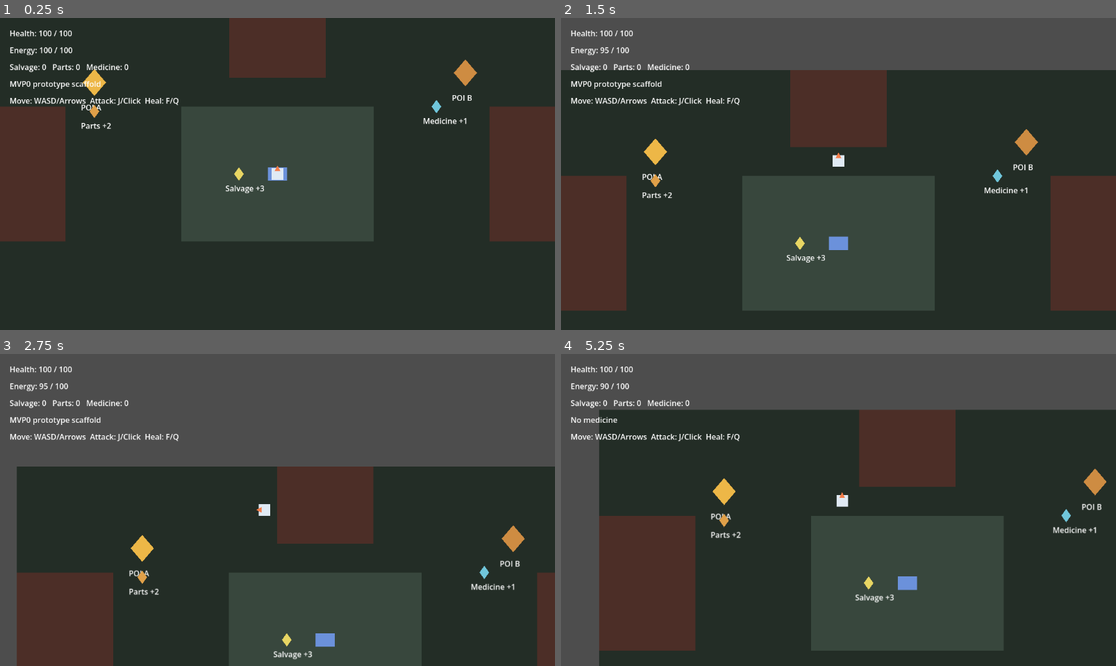
Above: before the commit, frames 1-4 (two rows, left to right).
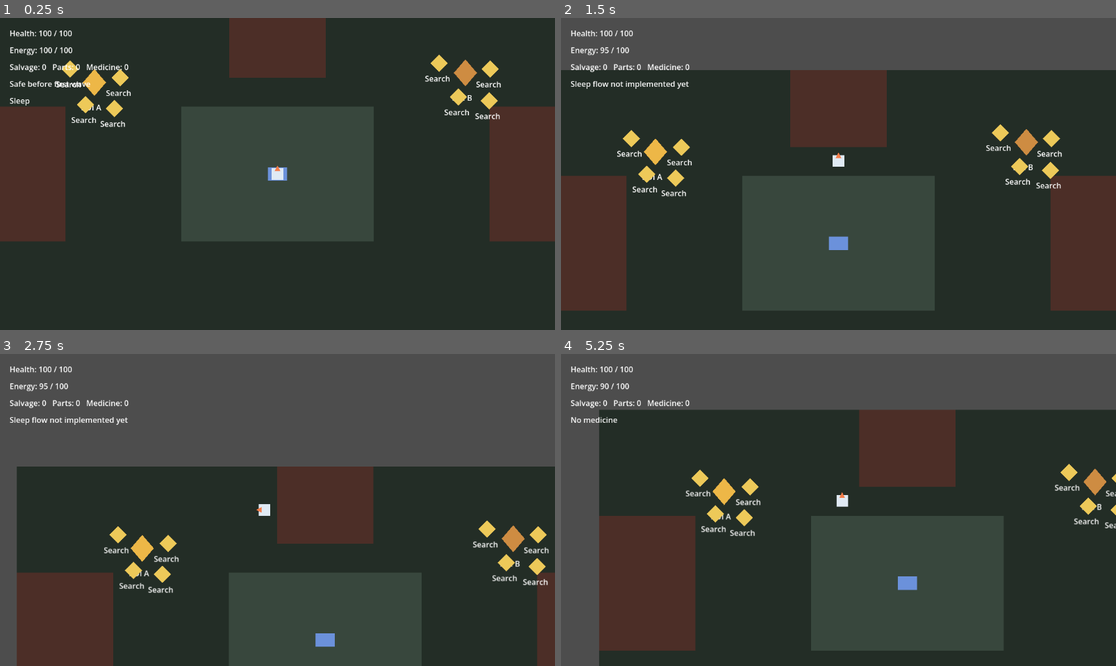
Above: after the commit, the same moments.

Repository: fb-retired-eng/home-survival
Game: Godot game, scene res://scenes/main/Game.tscn
Two runs of this game, one before a commit and one after it. Both use one fixed random seed, a clock stepped at 60 frames per second and the inputs below.
Inputs:
- Up to frame 1 (0.25 s): no input
- Up to frame 2 (1.5 s): tap Enter at 0.5 s; hold W (move_up) from 0.53 s (still down); tap E (interact) at 0.6 s; tap J (attack) at 1.35 s
- Up to frame 3 (2.75 s): tap E (interact) at 1.55, 2.1 s; release W (move_up) at 2.03 s; hold A (move_left) from 2.03 s (still down)
- Up to frame 4 (5.25 s): tap F (use_medicine) at 2.85 s; tap E (interact) at 3.05, 3.6, 4.55, 5.1 s; release A (move_left) at 3.53 s; hold S (move_down) 3.53-4.28 s; hold D (move_right) 4.28-5.03 s; tap J (attack) at 4.35 s; hold W (move_up) from 5.03 s (still down)

The runs differ from the first frame. In frame 1, 1.9% of the frame differs, in the area x 1-91%, y 11-57%; in frame 2, 2.0%; in frame 3, 2.1%, in the area x 1-99%, y 20-98%; in frame 4, 1.7%.

Commit message:
Implement scavenging interactions and data cleanup

Diff:
--- /dev/null
+++ b/data/pois/poi_a_bonus.tres
@@ -0,0 +1,10 @@
+[gd_resource type="Resource" script_class="ScavengeBonusTable" load_steps=2 format=3]
+
+[ext_resource type="Script" path="res://scripts/data/scavenge_bonus_table.gd" id="1_bonus_table"]
+
+[resource]
+script = ExtResource("1_bonus_table")
+empty_weight = 30.0
+salvage_weight = 50.0
+parts_weight = 15.0
+medicine_weight = 5.0
--- /dev/null
+++ b/data/pois/poi_b_bonus.tres
@@ -0,0 +1,10 @@
+[gd_resource type="Resource" script_class="ScavengeBonusTable" load_steps=2 format=3]
+
+[ext_resource type="Script" path="res://scripts/data/scavenge_bonus_table.gd" id="1_bonus_table"]
+
+[resource]
+script = ExtResource("1_bonus_table")
+empty_weight = 20.0
+salvage_weight = 35.0
+parts_weight = 40.0
+medicine_weight = 5.0
--- a/scenes/main/Game.tscn
+++ b/scenes/main/Game.tscn
@@ -1,11 +1,13 @@
-[gd_scene load_steps=10 format=3]
+[gd_scene load_steps=12 format=3]
 
 [ext_resource type="PackedScene" path="res://scenes/player/Player.tscn" id="1_player_scene"]
 [ext_resource type="PackedScene" path="res://scenes/ui/HUD.tscn" id="2_hud_scene"]
 [ext_resource type="PackedScene" path="res://scenes/world/SleepPoint.tscn" id="3_sleep_scene"]
+[ext_resource type="PackedScene" path="res://scenes/world/ScavengeNode.tscn" id="6_scavenge_scene"]
+[ext_resource type="Resource" path="res://data/pois/poi_a_bonus.tres" id="7_poi_a_bonus"]
+[ext_resource type="Resource" path="res://data/pois/poi_b_bonus.tres" id="10_poi_b_bonus"]
 [ext_resource type="Script" path="res://scripts/managers/game_manager.gd" id="4_game_manager"]
 [ext_resource type="Script" path="res://scripts/managers/wave_manager.gd" id="5_wave_manager"]
-[ext_resource type="PackedScene" path="res://scenes/world/ResourcePickup.tscn" id="7_pickup_scene"]
 [ext_resource type="Script" path="res://scripts/main/game.gd" id="8_game_script"]
 
 [sub_resource type="RectangleShape2D" id="1_horizontal_wall"]
@@ -59,6 +61,36 @@
 offset_bottom = 63.0
 text = "POI A"
 
+[node name="Node1" parent="World/POI_A" instance=ExtResource("6_scavenge_scene")]
+position = Vector2(-50, -28)
+node_id = &"poi_a_1"
+poi_id = &"poi_a"
+reward_salvage = 3
+bonus_table = ExtResource("7_poi_a_bonus")
+
+[node name="Node2" parent="World/POI_A" instance=ExtResource("6_scavenge_scene")]
+position = Vector2(54, -10)
+node_id = &"poi_a_2"
+poi_id = &"poi_a"
+reward_salvage = 2
+bonus_table = ExtResource("7_poi_a_bonus")
+
+[node name="Node3" parent="World/POI_A" instance=ExtResource("6_scavenge_scene")]
+position = Vector2(-18, 46)
+node_id = &"poi_a_3"
+poi_id = &"poi_a"
+reward_salvage = 2
+reward_parts = 1
+bonus_table = ExtResource("7_poi_a_bonus")
+
+[node name="Node4" parent="World/POI_A" instance=ExtResource("6_scavenge_scene")]
+position = Vector2(42, 54)
+node_id = &"poi_a_4"
+poi_id = &"poi_a"
+reward_salvage = 2
+reward_medicine = 1
+bonus_table = ExtResource("7_poi_a_bonus")
+
 [node name="POI_B" type="Node2D" parent="World"]
 position = Vector2(1030, 150)
 
@@ -72,6 +104,35 @@
 offset_right = 36.0
 offset_bottom = 63.0
 text = "POI B"
+
+[node name="Node1" parent="World/POI_B" instance=ExtResource("6_scavenge_scene")]
+position = Vector2(-54, -20)
+node_id = &"poi_b_1"
+poi_id = &"poi_b"
+reward_parts = 1
+bonus_table = ExtResource("10_poi_b_bonus")
+
+[node name="Node2" parent="World/POI_B" instance=ExtResource("6_scavenge_scene")]
+position = Vector2(52, -8)
+node_id = &"poi_b_2"
+poi_id = &"poi_b"
+reward_salvage = 1
+reward_parts = 1
+bonus_table = ExtResource("10_poi_b_bonus")
+
+[node name="Node3" parent="World/POI_B" instance=ExtResource("6_scavenge_scene")]
+position = Vector2(-14, 50)
+node_id = &"poi_b_3"
+poi_id = &"poi_b"
+reward_parts = 1
+bonus_table = ExtResource("10_poi_b_bonus")
+
+[node name="Node4" parent="World/POI_B" instance=ExtResource("6_scavenge_scene")]
+position = Vector2(50, 58)
+node_id = &"poi_b_4"
+poi_id = &"poi_b"
+reward_parts = 2
+bonus_table = ExtResource("10_poi_b_bonus")
 
 [node name="SpawnMarkers" type="Node2D" parent="World"]
 
@@ -115,19 +176,4 @@
 
 [node name="Player" parent="." instance=ExtResource("1_player_scene")]
 
-[node name="PickupSalvage" parent="World" instance=ExtResource("7_pickup_scene")]
-position = Vector2(560, 360)
-resource_id = "salvage"
-amount = 3
-
-[node name="PickupParts" parent="World" instance=ExtResource("7_pickup_scene")]
-position = Vector2(260, 230)
-resource_id = "parts"
-amount = 2
-
-[node name="PickupMedicine" parent="World" instance=ExtResource("7_pickup_scene")]
-position = Vector2(970, 220)
-resource_id = "medicine"
-amount = 1
-
 [node name="HUD" parent="." instance=ExtResource("2_hud_scene")]
--- a/scenes/player/Player.tscn
+++ b/scenes/player/Player.tscn
@@ -10,6 +10,9 @@
 
 [sub_resource type="CircleShape2D" id="3_pickup_shape"]
 radius = 20.0
+
+[sub_resource type="CircleShape2D" id="4_interaction_shape"]
+radius = 28.0
 
 [node name="Player" type="CharacterBody2D"]
 script = ExtResource("1_player")
@@ -43,3 +46,11 @@
 
 [node name="CollisionShape2D" type="CollisionShape2D" parent="PickupDetector"]
 shape = SubResource("3_pickup_shape")
+
+[node name="InteractionDetector" type="Area2D" parent="."]
+
+[node name="CollisionShape2D" type="CollisionShape2D" parent="InteractionDetector"]
+shape = SubResource("4_interaction_shape")
+
+[node name="ActionTimer" type="Timer" parent="."]
+one_shot = true
--- a/scenes/world/ScavengeNode.tscn
+++ b/scenes/world/ScavengeNode.tscn
@@ -14,3 +14,10 @@
 
 [node name="CollisionShape2D" type="CollisionShape2D" parent="."]
 shape = SubResource("1_scavenge_shape")
+
+[node name="Label" type="Label" parent="."]
+offset_left = -30.0
+offset_top = 20.0
+offset_right = 42.0
+offset_bottom = 40.0
+text = "Search"
--- /dev/null
+++ b/scripts/data/scavenge_bonus_table.gd
@@ -0,0 +1,40 @@
+extends Resource
+class_name ScavengeBonusTable
+
+@export var empty_weight: float = 0.0
+@export var salvage_weight: float = 0.0
+@export var parts_weight: float = 0.0
+@export var medicine_weight: float = 0.0
+
+@export var salvage_amount: int = 1
+@export var parts_amount: int = 1
+@export var medicine_amount: int = 1
+
+
+func roll_bonus() -> Dictionary:
+	var rewards := {
+		"salvage": 0,
+		"parts": 0,
+		"medicine": 0,
+	}
+	var total_weight: float = max(empty_weight, 0.0) + max(salvage_weight, 0.0) + max(parts_weight, 0.0) + max(medicine_weight, 0.0)
+	if total_weight <= 0.0:
+		return rewards
+
+	var roll: float = randf() * total_weight
+	roll -= max(empty_weight, 0.0)
+	if roll < 0.0:
+		return rewards
+
+	roll -= max(salvage_weight, 0.0)
+	if roll < 0.0:
+		rewards["salvage"] = max(salvage_amount, 0)
+		return rewards
+
+	roll -= max(parts_weight, 0.0)
+	if roll < 0.0:
+		rewards["parts"] = max(parts_amount, 0)
+		return rewards
+
+	rewards["medicine"] = max(medicine_amount, 0)
+	return rewards
--- a/scripts/main/game.gd
+++ b/scripts/main/game.gd
@@ -7,12 +7,15 @@
 
 
 func _ready() -> void:
+	randomize()
+	player.set_interaction_gate(Callable(self, "_can_player_interact_with"))
 	hud.bind_player(player)
-	hud.set_status("MVP0 prototype scaffold")
-	hud.set_interaction_prompt("Move: WASD/Arrows  Attack: J/Click  Heal: F/Q")
+	game_manager.wave_changed.connect(_on_wave_changed)
+	hud.set_interaction_prompt("")
 	player.message_requested.connect(hud.set_status)
 	player.player_died.connect(_on_player_died)
 	game_manager.run_state_changed.connect(_on_run_state_changed)
+	_on_wave_changed(game_manager.current_wave)
 	_on_run_state_changed(game_manager.run_state)
 
 
@@ -22,5 +25,30 @@
 
 func _on_run_state_changed(new_state: int) -> void:
 	if new_state == game_manager.RunState.LOSS:
+		player.cancel_timed_action()
 		hud.set_status("You died")
 		hud.set_interaction_prompt("Restart flow comes in a later milestone")
+		return
+
+	if new_state == game_manager.RunState.PRE_WAVE:
+		_refresh_phase_status()
+
+
+func _on_wave_changed(_new_wave: int) -> void:
+	_refresh_phase_status()
+
+
+func _refresh_phase_status() -> void:
+	if game_manager.run_state != game_manager.RunState.PRE_WAVE:
+		return
+
+	if game_manager.current_wave <= 0:
+		hud.set_status("Safe before first wave")
+	elif game_manager.current_wave < 3:
+		hud.set_status("Prepare for wave %d" % (game_manager.current_wave + 1))
+	else:
+		hud.set_status("Final preparations")
+
+
+func _can_player_interact_with(_interactable) -> bool:
+	return game_manager.run_state == game_manager.RunState.PRE_WAVE
--- a/scripts/player/player.gd
+++ b/scripts/player/player.gd
@@ -1,11 +1,14 @@
 extends CharacterBody2D
 class_name Player
+
+const RESOURCE_IDS := ["salvage", "parts", "medicine"]
 
 signal health_changed(current: int, maximum: int)
 signal energy_changed(current: int, maximum: int)
 signal resources_changed(resources: Dictionary)
 signal message_requested(text: String)
 signal player_died()
+signal interaction_prompt_changed(text: String)
 
 @export var max_health: int = 100
 @export var max_energy: int = 100
@@ -13,6 +16,7 @@
 @export var melee_damage: int = 25
 @export var melee_energy_cost: int = 5
 @export var melee_cooldown: float = 0.45
+@export var medicine_heal_amount: int = 35
 
 var current_health: int
 var current_energy: int
@@ -23,15 +27,22 @@
 }
 
 var is_dead: bool = false
+var is_busy: bool = false
 var facing_direction: Vector2 = Vector2.UP
 var attack_cooldown_remaining: float = 0.0
 var _base_body_color: Color
+var _nearby_interactables: Array[Area2D] = []
+var _busy_label: String = ""
+var _action_complete_callback: Callable
+var _interaction_gate_callback: Callable
 
 @onready var body_visual: Polygon2D = $Body
 @onready var facing_marker: Polygon2D = $FacingMarker
 @onready var attack_pivot: Node2D = $AttackPivot
 @onready var attack_area: Area2D = $AttackPivot/AttackArea
 @onready var pickup_detector: Area2D = $PickupDetector
+@onready var interaction_detector: Area2D = $InteractionDetector
+@onready var action_timer: Timer = $ActionTimer
 
 
 func _ready() -> void:
@@ -39,7 +50,11 @@
 	current_energy = max_energy
 	_base_body_color = body_visual.color
 	pickup_detector.area_entered.connect(_on_pickup_detector_area_entered)
+	interaction_detector.area_entered.connect(_on_interaction_detector_area_entered)
+	interaction_detector.area_exited.connect(_on_interaction_detector_area_exited)
+	action_timer.timeout.connect(_on_action_timer_timeout)
 	_emit_full_state()
+	_update_interaction_prompt()
 
 
 func _physics_process(delta: float) -> void:
@@ -48,10 +63,18 @@
 		move_and_slide()
 		return
 
+	if is_busy:
+		velocity = Vector2.ZERO
+		move_and_slide()
+		return
+
 	attack_cooldown_remaining = max(attack_cooldown_remaining - delta, 0.0)
 	_handle_movement()
 	move_and_slide()
 
+	if Input.is_action_just_pressed("interact"):
+		_attempt_interact()
+
 	if Input.is_action_just_pressed("attack"):
 		_attempt_attack()
 
@@ -59,14 +82,92 @@
 		_attempt_use_medicine()
 
 
-func add_resource(resource_id: String, amount: int) -> void:
+func add_resource(resource_id: String, amount: int, show_message: bool = true) -> bool:
 	if amount == 0:
-		return
+		return false
+
+	if not RESOURCE_IDS.has(resource_id):
+		message_requested.emit("Invalid resource id: %s" % resource_id)
+		return false
 
 	var current_amount: int = int(resources.get(resource_id, 0))
 	resources[resource_id] = max(current_amount + amount, 0)
 	resources_changed.emit(resources.duplicate(true))
-	message_requested.emit("%s +%d" % [resource_id.capitalize(), amount])
+	if show_message:
+		message_requested.emit("%s +%d" % [resource_id.capitalize(), amount])
+	return true
+
+
+func spend_resource(resource_id: String, amount: int) -> bool:
+	if amount <= 0:
+		return true
+
+	if not RESOURCE_IDS.has(resource_id):
+		message_requested.emit("Invalid resource id: %s" % resource_id)
+		return false
+
+	var current_amount: int = int(resources.get(resource_id, 0))
+	if current_amount < amount:
+		return false
+
+	resources[resource_id] = current_amount - amount
+	resources_changed.emit(resources.duplicate(true))
+	_update_interaction_prompt()
+	return true
+
+
+func can_spend_energy(amount: int) -> bool:
+	return current_energy >= amount
+
+
+func spend_energy(amount: int) -> bool:
+	if amount <= 0:
+		return true
+
+	if current_energy < amount:
+		return false
+
+	current_energy -= amount
+	energy_changed.emit(current_energy, max_energy)
+	_update_interaction_prompt()
+	return true
+
+
+func restore_energy(amount: int) -> void:
+	if amount <= 0:
+		return
+
+	current_energy = min(current_energy + amount, max_energy)
+	energy_changed.emit(current_energy, max_energy)
+	_update_interaction_prompt()
+
+
+func begin_timed_action(duration: float, label: String, on_complete: Callable) -> bool:
+	if is_dead or is_busy:
+		return false
+
+	is_busy = true
+	_busy_label = label
+	_action_complete_callback = on_complete
+	action_timer.start(duration)
+	_update_interaction_prompt()
+	return true
+
+
+func cancel_timed_action() -> void:
+	if not is_busy:
+		return
+
+	action_timer.stop()
+	is_busy = false
+	_busy_label = ""
+	_action_complete_callback = Callable()
+	_update_interaction_prompt()
+
+
+func set_interaction_gate(callback: Callable) -> void:
+	_interaction_gate_callback = callback
+	_update_interaction_prompt()
 
 
 func take_damage(amount: int, _source: Variant = null) -> void:
@@ -110,8 +211,10 @@
 		message_requested.emit("Too tired")
 		return
 
-	current_energy -= melee_energy_cost
-	energy_changed.emit(current_energy, max_energy)
+	if not spend_energy(melee_energy_cost):
+		message_requested.emit("Too tired")
+		return
+
 	attack_cooldown_remaining = melee_cooldown
 	_flash_body(Color(1.0, 0.82, 0.54, 1.0))
 
@@ -133,17 +236,31 @@
 		message_requested.emit("Health full")
 		return
 
-	resources["medicine"] = medicine_count - 1
-	resources_changed.emit(resources.duplicate(true))
-	heal(35)
+	if not spend_resource("medicine", 1):
+		message_requested.emit("No medicine")
+		return
+
+	heal(medicine_heal_amount)
 	message_requested.emit("Used medicine")
+	_update_interaction_prompt()
+
+
+func _attempt_interact() -> void:
+	var interactable := _get_active_interactable()
+	if interactable == null:
+		return
+
+	if interactable.has_method("interact"):
+		interactable.interact(self)
 
 
 func _die() -> void:
 	is_dead = true
+	cancel_timed_action()
 	velocity = Vector2.ZERO
 	message_requested.emit("You died")
 	player_died.emit()
+	_update_interaction_prompt()
 
 
 func _emit_full_state() -> void:
@@ -161,3 +278,68 @@
 func _on_pickup_detector_area_entered(area: Area2D) -> void:
 	if area.has_method("collect"):
 		area.collect(self)
+
+
+func _on_interaction_detector_area_entered(area: Area2D) -> void:
+	if not area.has_method("get_interaction_label"):
+		return
+
+	if _nearby_interactables.has(area):
+		return
+
+	_nearby_interactables.append(area)
+	_update_interaction_prompt()
+
+
+func _on_interaction_detector_area_exited(area: Area2D) -> void:
+	_nearby_interactables.erase(area)
+	_update_interaction_prompt()
+
+
+func _on_action_timer_timeout() -> void:
+	is_busy = false
+	var callback := _action_complete_callback
+	_action_complete_callback = Callable()
+	_busy_label = ""
+	if callback.is_valid() and not is_dead:
+		callback.call()
+	_update_interaction_prompt()
+
+
+func _get_active_interactable() -> Area2D:
+	var best_interactable: Area2D = null
+	var best_distance := INF
+
+	for interactable in _nearby_interactables:
+		if not is_instance_valid(interactable):
+			continue
+
+		if _interaction_gate_callback.is_valid() and not _interaction_gate_callback.call(interactable):
+			continue
+
+		if interactable.has_method("can_interact") and not interactable.can_interact(self):
+			continue
+
+		var distance := global_position.distance_squared_to(interactable.global_position)
+		if distance < best_distance:
+			best_distance = distance
+			best_interactable = interactable
+
+	return best_interactable
+
+
+func _update_interaction_prompt() -> void:
+	if is_dead:
+		interaction_prompt_changed.emit("")
+		return
+
+	if is_busy:
+		interaction_prompt_changed.emit(_busy_label)
+		return
+
+	var interactable := _get_active_interactable()
+	if interactable != null and interactable.has_method("get_interaction_label"):
+		interaction_prompt_changed.emit(str(interactable.get_interaction_label(self)))
+		return
+
+	interaction_prompt_changed.emit("")
--- a/scripts/ui/hud.gd
+++ b/scripts/ui/hud.gd
@@ -15,9 +15,11 @@
 	player.health_changed.connect(_on_health_changed)
 	player.energy_changed.connect(_on_energy_changed)
 	player.resources_changed.connect(_on_resources_changed)
+	player.interaction_prompt_changed.connect(set_interaction_prompt)
 	_on_health_changed(player.current_health, player.max_health)
 	_on_energy_changed(player.current_energy, player.max_energy)
 	_on_resources_changed(player.resources.duplicate(true))
+	set_interaction_prompt("")
 
 
 func set_status(text: String) -> void:
--- a/scripts/world/scavenge_node.gd
+++ b/scripts/world/scavenge_node.gd
@@ -5,5 +5,107 @@
 @export var poi_id: StringName
 @export var search_duration: float = 0.9
 @export var search_energy_cost: int = 15
+@export var reward_salvage: int = 0
+@export var reward_parts: int = 0
+@export var reward_medicine: int = 0
+@export var bonus_table: Resource
 
 var is_depleted: bool = false
+var _is_searching: bool = false
+
+@onready var visual: Polygon2D = $Visual
+@onready var label: Label = $Label
+
+
+func _ready() -> void:
+	_refresh_visuals()
+
+
+func get_interaction_label(player) -> String:
+	if is_depleted:
+		return ""
+
+	if _is_searching:
+		return "Searching..."
+
+	if player != null and not player.can_spend_energy(search_energy_cost):
+		return "Too tired to search"
+
+	return "Search (%d energy)" % search_energy_cost
+
+
+func can_interact(_player) -> bool:
+	return not is_depleted and not _is_searching
+
+
+func interact(player) -> void:
+	if is_depleted or _is_searching:
+		return
+
+	if not player.can_spend_energy(search_energy_cost):
+		player.message_requested.emit("Too tired")
+		return
+
+	if not player.spend_energy(search_energy_cost):
+		player.message_requested.emit("Too tired")
+		return
+
+	_is_searching = true
+	_refresh_visuals()
+	if not player.begin_timed_action(search_duration, "Searching...", Callable(self, "_complete_search").bind(player)):
+		_is_searching = false
+		player.restore_energy(search_energy_cost)
+		_refresh_visuals()
+
+
+func _complete_search(player) -> void:
+	_is_searching = false
+	is_depleted = true
+	var rewards := {
+		"salvage": reward_salvage,
+		"parts": reward_parts,
+		"medicine": reward_medicine,
+	}
+	_apply_bonus_reward(rewards)
+	_grant_rewards(player, rewards)
+	_refresh_visuals()
+
+
+func _apply_bonus_reward(rewards: Dictionary) -> void:
+	if bonus_table == null:
+		return
+
+	if not bonus_table.has_method("roll_bonus"):
+		return
+
+	var rolled_rewards: Dictionary = bonus_table.roll_bonus()
+	for resource_id in ["salvage", "parts", "medicine"]:
+		rewards[resource_id] = int(rewards.get(resource_id, 0)) + int(rolled_rewards.get(resource_id, 0))
+
+
+func _grant_rewards(player, rewards: Dictionary) -> void:
+	var reward_summary: Array[String] = []
+	for resource_id in ["salvage", "parts", "medicine"]:
+		var amount := int(rewards.get(resource_id, 0))
+		if amount <= 0:
+			continue
+
+		player.add_resource(resource_id, amount, false)
+		reward_summary.append("%s +%d" % [resource_id.capitalize(), amount])
+
+	if reward_summary.is_empty():
+		player.message_requested.emit("Searched node")
+	else:
+		player.message_requested.emit(", ".join(reward_summary))
+
+
+func _refresh_visuals() -> void:
+	if is_depleted:
+		visual.color = Color(0.33, 0.33, 0.35, 1.0)
+		label.text = "Depleted"
+	elif _is_searching:
+		visual.color = Color(0.98, 0.9, 0.48, 1.0)
+		label.text = "Searching..."
+	else:
+		visual.color = Color(0.93, 0.79, 0.35, 1.0)
+		label.text = "Search"
--- a/scripts/world/sleep_point.gd
+++ b/scripts/world/sleep_point.gd
@@ -2,3 +2,15 @@
 class_name SleepPoint
 
 @export var interaction_label: String = "Sleep"
+
+
+func get_interaction_label(_player) -> String:
+	return interaction_label
+
+
+func can_interact(_player) -> bool:
+	return true
+
+
+func interact(player) -> void:
+	player.message_requested.emit("Sleep flow not implemented yet")
Not shown: 1 places in scenes/player/Player.tscn that only renumber resources
Not shown, changed: PROJECT_EXECUTION_LOG.md
